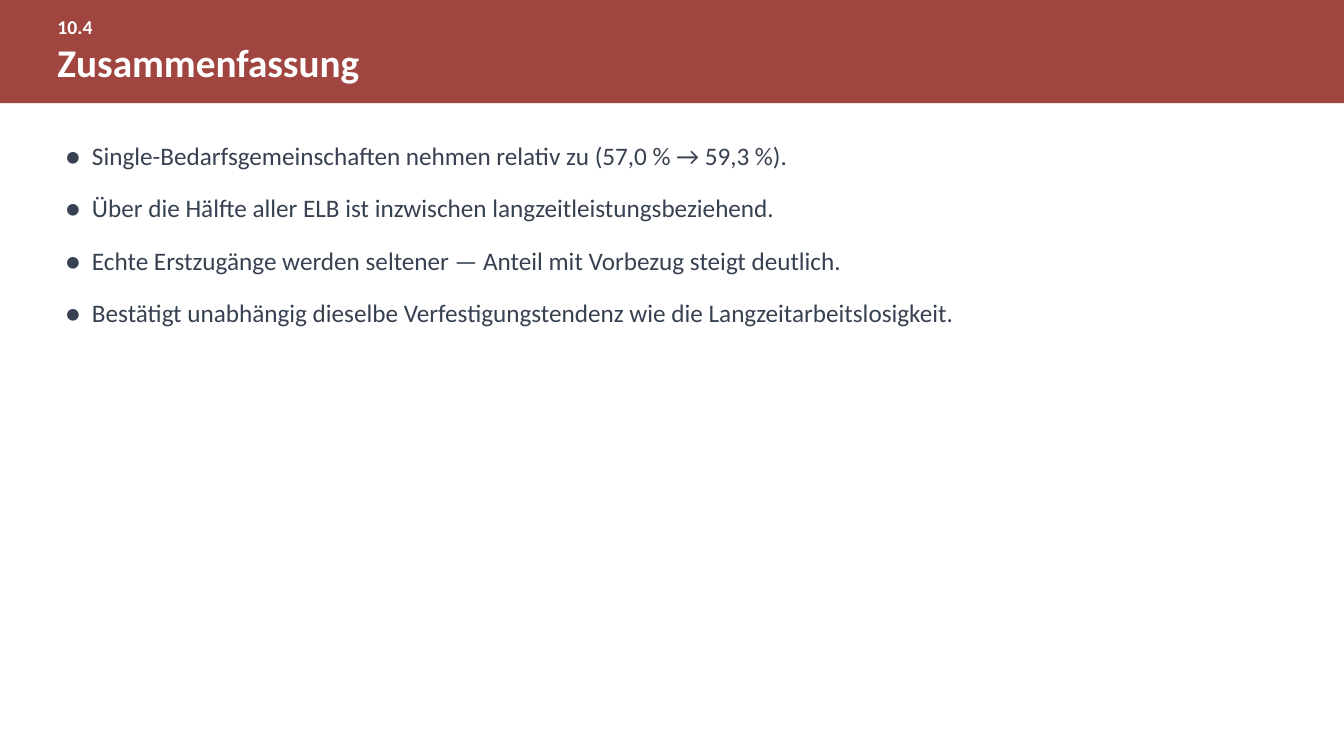
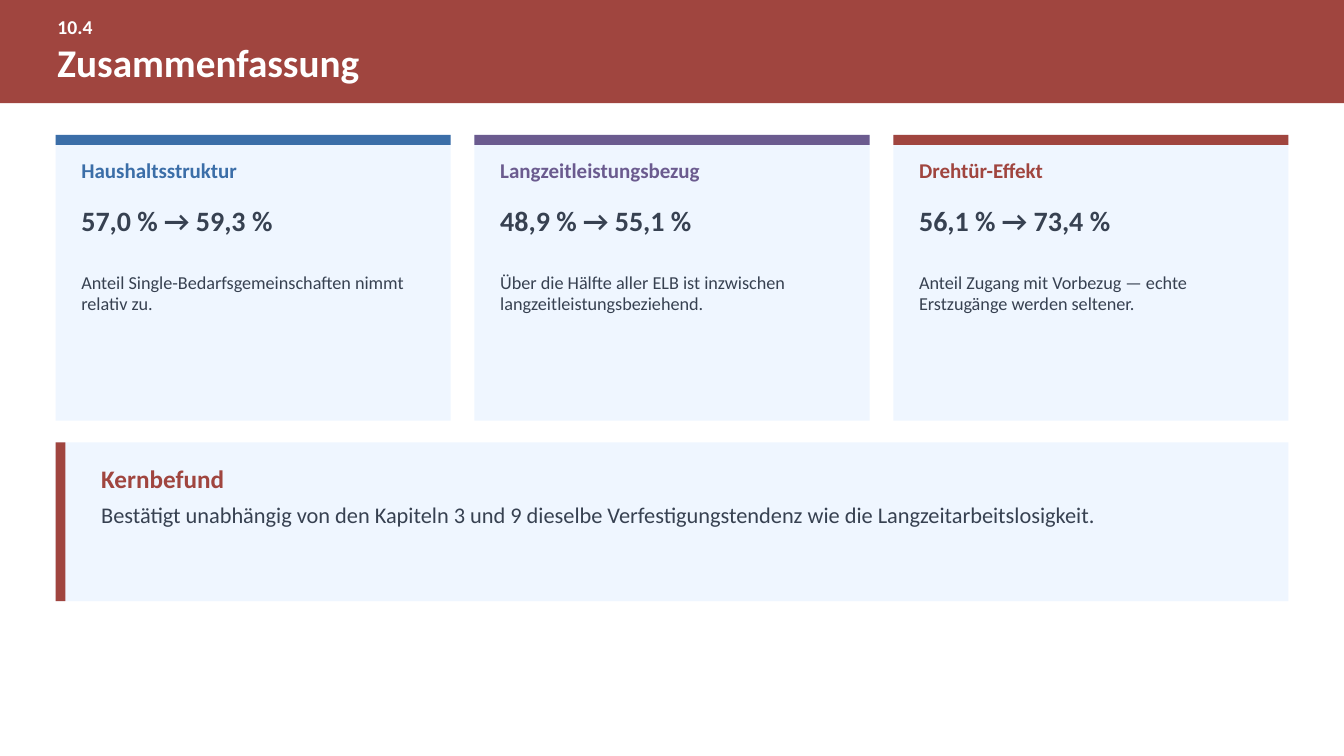
Before and after one commit to eufunk/arbeitsmarkt-regensburg, a slide deck: slide 56 of Dok/Projektpraesentation.pptx. Drawn at 1344x756 pixels with LibreOffice and Linux fonts; fonts in the diff are those of the drawing. Boxes give left, top, right and bottom in pixels: in the first picture for what was removed or moved away, otherwise in the second. Text is boxed around its words. In the diff, an @@ line names an element or a change of style, - is before the commit and + after.

Commit message:
Praesentation: Folien visuell ueberarbeiten, Sprechernotizen ergaenzen, Boxplot-Grafik ins Notebook verlagern
PPT: Folien 16-17, 19-26, 31, 37, 42, 46, 51, 56, 61, 63-64 auf
Kacheln/Panele umgestellt (weniger Aufzaehlung, mehr visuelle Struktur,
Zeitraum-/Achsen-Klarstellungen), allen 65 Folien zusammenhaengende
Sprechernotizen hinzugefuegt.

Notebook: alternative Verteilungsgrafik (Boxplot mit Einzelpunkten) aus
03_Statistik.ipynb heraus erzeugt statt in einem Wegwerf-Skript, damit jede
Abbildung im Ordner Dok/Abbildungen auf ihren Erzeugungsort im Notebook
rueckverfolgbar bleibt; Dokumentation entsprechend aktualisiert.

```diff
--- a/Dok/Projektpraesentation.pptx
+++ b/Dok/Projektpraesentation.pptx
@@ rectangle added at (x1=55, y1=135, x2=450, y2=420), fill #EFF6FF @@
@@ rectangle added at (x1=55, y1=135, x2=450, y2=145), fill #3B6EA8 @@
@@ text removed at (x1=92, y1=147, x2=953, y2=327) @@
-● Single-Bedarfsgemeinschaften nehmen relativ zu (57,0 % → 59,3 %).
-● Über die Hälfte aller ELB ist inzwischen langzeitleistungsbeziehend.
-● Echte Erstzugänge werden seltener — Anteil mit Vorbezug steigt deutlich.
-● Bestätigt unabhängig dieselbe Verfestigungstendenz wie die Langzeitarbeitslosigkeit.
@@ rectangle added at (x1=475, y1=135, x2=869, y2=420), fill #EFF6FF @@
@@ rectangle added at (x1=475, y1=135, x2=869, y2=145), fill #6B5B8F @@
@@ rectangle added at (x1=893, y1=135, x2=1288, y2=420), fill #EFF6FF @@
@@ rectangle added at (x1=893, y1=135, x2=1288, y2=145), fill #A0453F @@
@@ text added at (x1=81, y1=163, x2=237, y2=178), 15 pt, text #3B6EA8, bold @@
+Haushaltsstruktur
@@ text added at (x1=500, y1=163, x2=699, y2=182), 15 pt, text #6B5B8F, bold @@
+Langzeitleistungsbezug
@@ text added at (x1=919, y1=163, x2=1043, y2=178), 15 pt, text #A0453F, bold @@
+Drehtür-Effekt
@@ text added at (x1=81, y1=212, x2=246, y2=235), 20 pt, text #374151, bold @@
+57,0 % → 59,3 %
@@ text added at (x1=500, y1=211, x2=665, y2=235), 20 pt, text #374151, bold @@
+48,9 % → 55,1 %
@@ text added at (x1=919, y1=212, x2=1084, y2=235), 20 pt, text #374151, bold @@
+56,1 % → 73,4 %
@@ text added at (x1=81, y1=276, x2=404, y2=310), 13 pt, text #374151 @@
+Anteil Single-Bedarfsgemeinschaften nimmt relativ zu.
@@ text added at (x1=500, y1=274, x2=785, y2=313), 13 pt, text #374151 @@
+Über die Hälfte aller ELB ist inzwischen langzeitleistungsbeziehend.
@@ text added at (x1=919, y1=276, x2=1187, y2=313), 13 pt, text #374151 @@
+Anteil Zugang mit Vorbezug — echte Erstzugänge werden seltener.
@@ rectangle added at (x1=55, y1=442, x2=1288, y2=600), fill #EFF6FF @@
@@ rectangle added at (x1=55, y1=442, x2=65, y2=600), fill #A0453F @@
@@ text added at (x1=101, y1=470, x2=224, y2=488), 18 pt, text #A0453F, bold @@
+Kernbefund
@@ text added at (x1=101, y1=507, x2=1095, y2=527), 16 pt, text #374151 @@
+Bestätigt unabhängig von den Kapiteln 3 und 9 dieselbe Verfestigungstendenz wie die Langzeitarbeitslosigkeit.
```
Also in this commit, not shown: 15 other slides changed, 3 other files.
